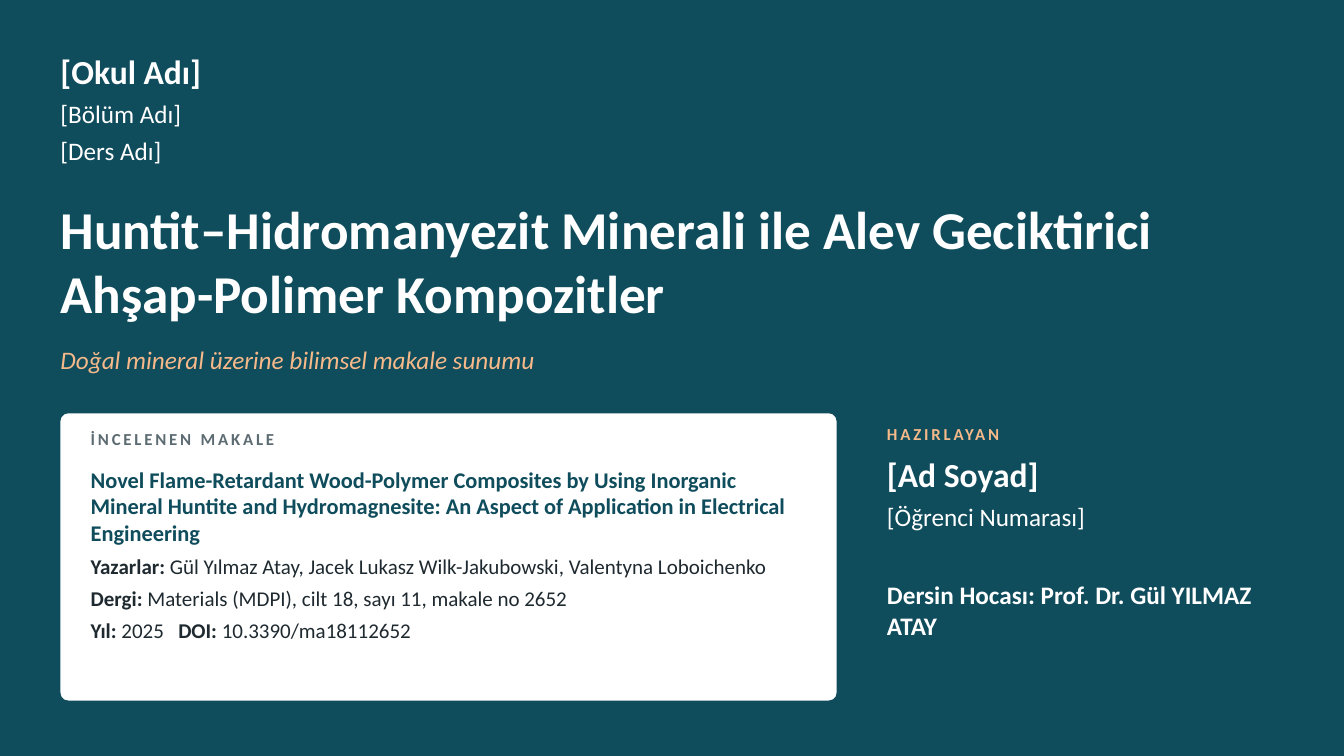
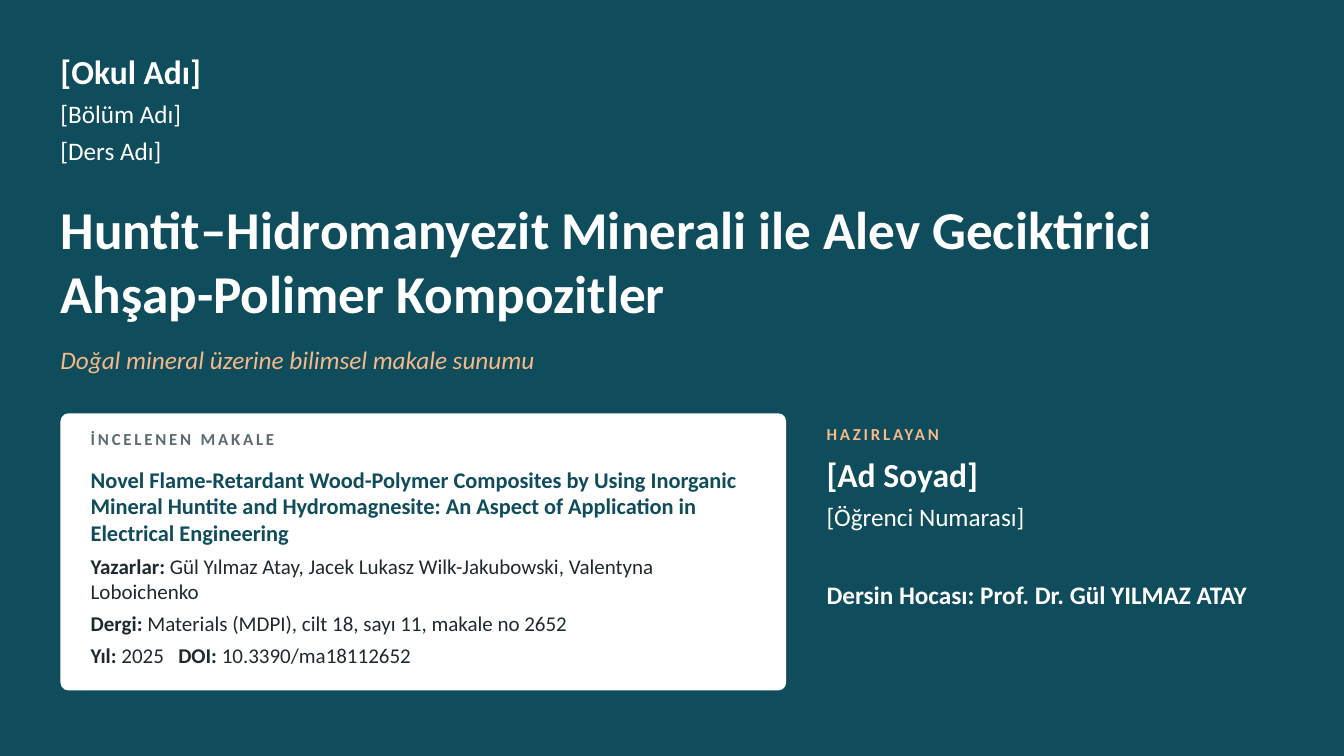
Before and after one commit to dteimerl-hue/varolus-denklemi, a slide deck: slide 1 of sunumlar/IsimSoyisim_Numara_DersAdi_HuntitHidromanyezit.pptx. Drawn at 1344x756 pixels with LibreOffice and Linux fonts; fonts in the diff are those of the drawing. Boxes give left, top, right and bottom in pixels: in the first picture for what was removed or moved away, otherwise in the second. Text is boxed around its words. In the diff, an @@ line names an element or a change of style, - is before the commit and + after.

```diff
--- a/sunumlar/IsimSoyisim_Numara_DersAdi_HuntitHidromanyezit.pptx
+++ b/sunumlar/IsimSoyisim_Numara_DersAdi_HuntitHidromanyezit.pptx
@@ rounded rectangle: place and size @@
-rounded rectangle at (60, 413, 837, 701)
+rounded rectangle at (60, 413, 786, 691)
@@ rounded rectangle at (60, 413, 786, 691): proportions changed @@
@@ text "HAZIRLAYAN" rewrapped from (887, 423, 1280, 454) to (827, 423, 1284, 454) @@
@@ text "Novel Flame-Retardant Wood-Polymer Composites by ..." rewrapped from (91, 472, 785, 639) to (91, 472, 737, 664) @@
@@ text "[Ad Soyad]": place and size @@
-text "[Ad Soyad]" at (887, 462, 1039, 493)
+text "[Ad Soyad]" at (827, 462, 978, 493)
@@ text "[Öğrenci Numarası]": place and size @@
-text "[Öğrenci Numarası]" at (887, 506, 1085, 531)
+text "[Öğrenci Numarası]" at (827, 506, 1024, 531)
@@ text "Dersin Hocası: Prof. Dr. Gül ..." rewrapped from (887, 586, 1252, 635) to (827, 586, 1247, 604) @@
```
Also in this commit, not shown: 3 other files.
